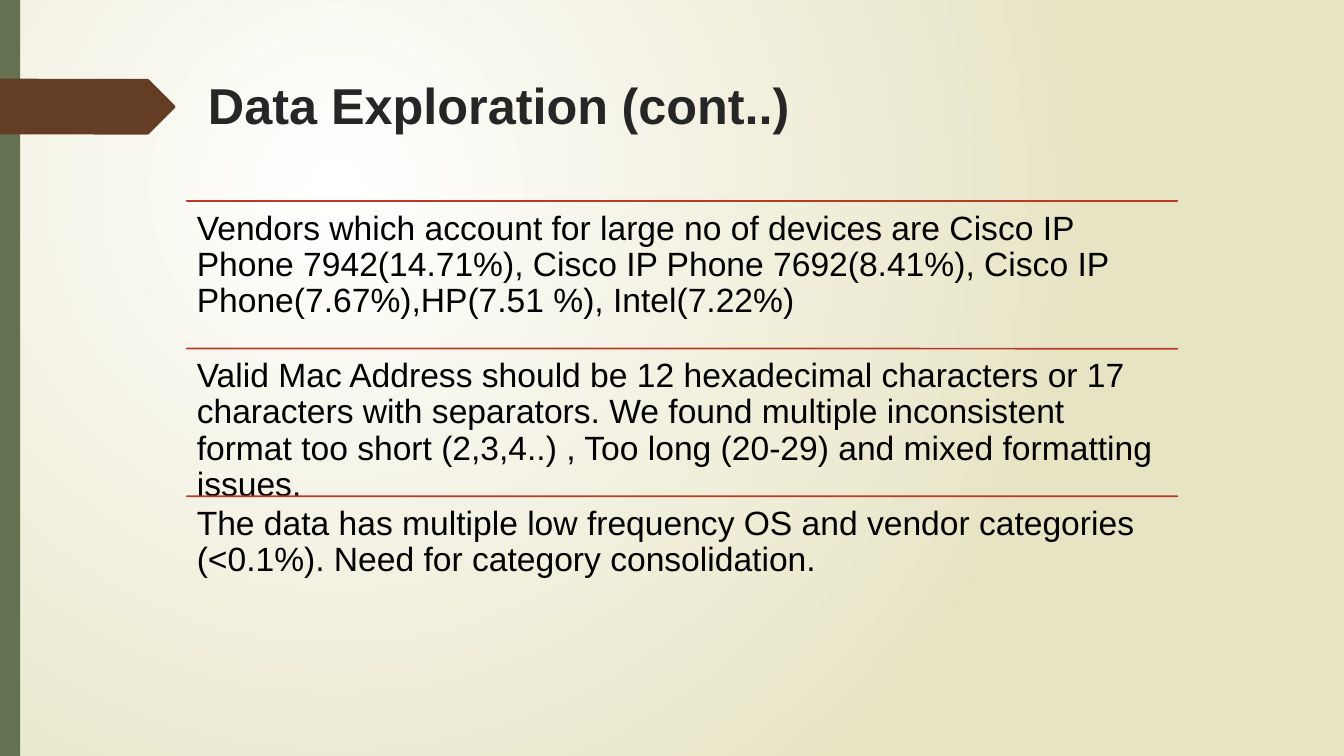
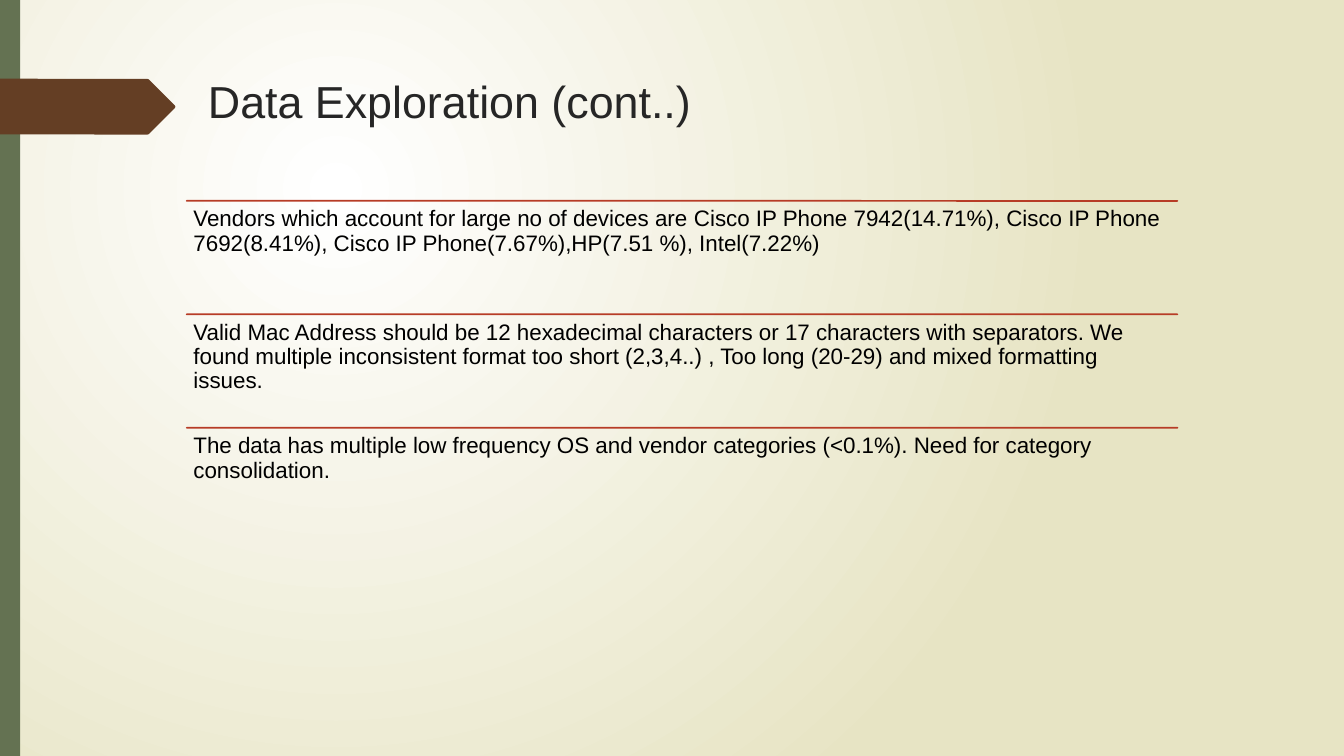
Before and after one commit to Saurav6789/network-asset-classification, a slide deck: slide 6 of Network_analysis.pptx. Drawn at 1344x756 pixels with LibreOffice and Linux fonts; fonts in the diff are those of the drawing. Boxes give left, top, right and bottom in pixels: in the first picture for what was removed or moved away, otherwise in the second. Text is boxed around its words. In the diff, an @@ line names an element or a change of style, - is before the commit and + after.

```diff
--- a/Network_analysis.pptx
+++ b/Network_analysis.pptx
@@ title "Data Exploration (cont..)" at (x1=208, y1=85, x2=690, y2=127): size 36 to 32 pt, bold off @@
@@ text "Valid Mac Address should be ..." moved from (x1=197, y1=362, x2=1152, y2=497) to (x1=193, y1=323, x2=1123, y2=389) @@
@@ line moved from (187, 349) - (1178, 349) to (187, 315) - (1178, 315) @@
@@ size 24 to 16 pt; less space between paragraphs in 3 elements at (x1=193, y1=209, x2=1160, y2=256), (x1=193, y1=323, x2=1123, y2=389), (x1=193, y1=436, x2=1092, y2=479) @@
@@ text "The data has multiple low ..." moved from (x1=197, y1=510, x2=1134, y2=578) to (x1=193, y1=436, x2=1092, y2=479) @@
@@ line moved from (187, 496) - (1178, 496) to (187, 427) - (1178, 427) @@
```
Also in this commit, not shown: 34 other slides changed, 1 slide removed.
